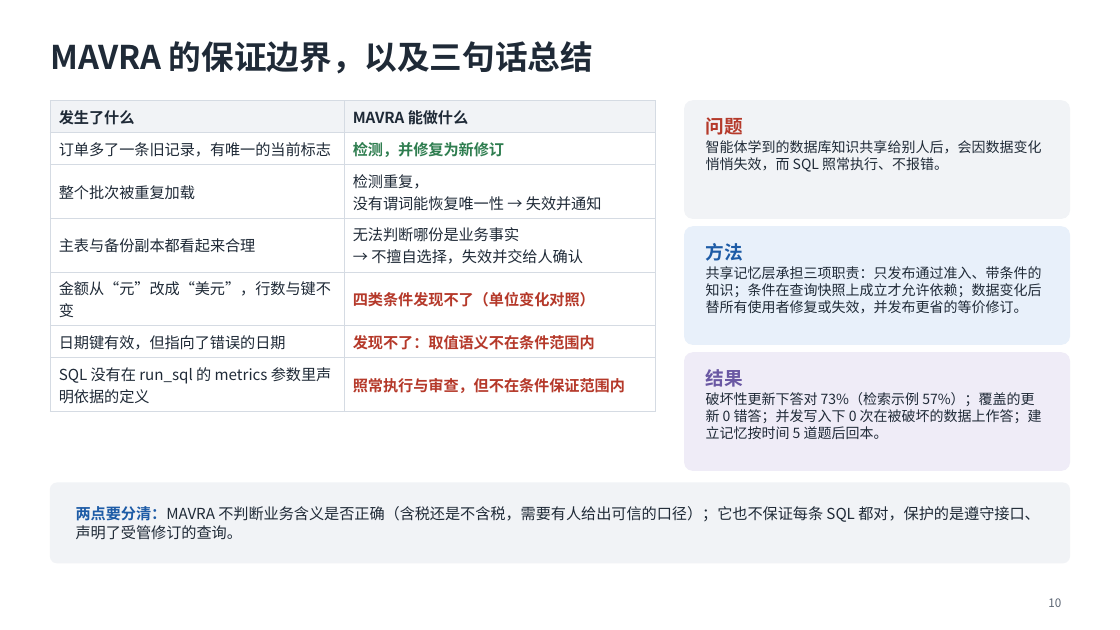
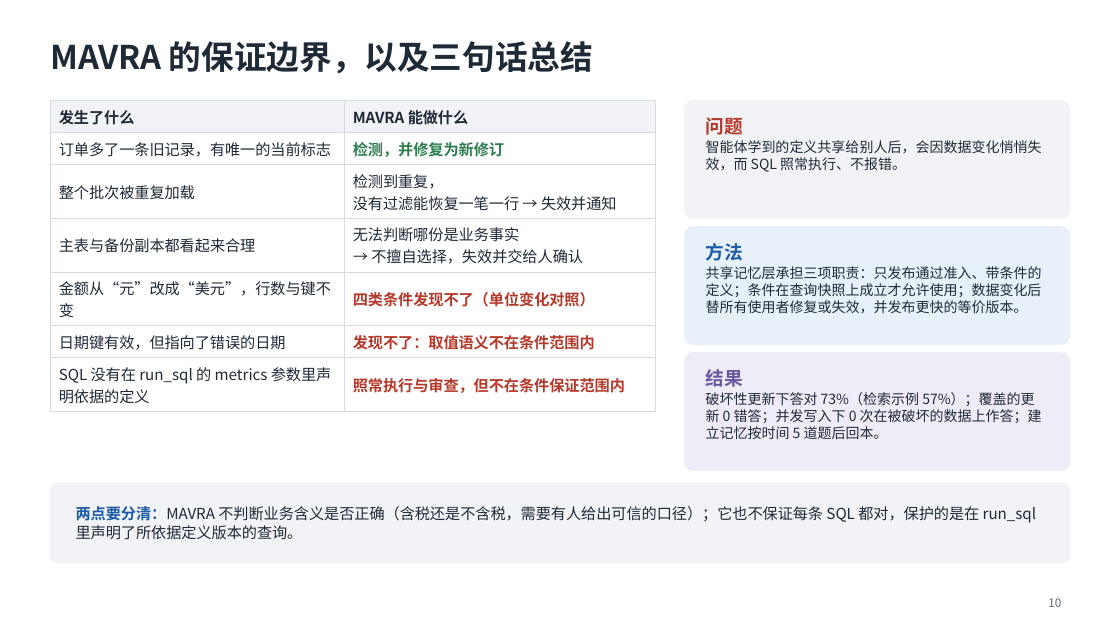
Before and after one commit to mmmttt000045/agent4db-adapter, a slide deck: slide 10 of docs/mavra-system.pptx. Drawn at 1120x630 pixels with LibreOffice and Linux fonts; fonts in the diff are those of the drawing. Boxes give left, top, right and bottom in pixels: in the first picture for what was removed or moved away, otherwise in the second. Text is boxed around its words. In the diff, an @@ line names an element or a change of style, - is before the commit and + after.

```diff
--- a/docs/mavra-system.pptx
+++ b/docs/mavra-system.pptx
@@ table at (50, 101, 655, 408) @@
-row 3, column 2: 检测重复， / 没有谓词能恢复唯一性 → 失效并通知
+row 3, column 2: 检测到重复， / 没有过滤能恢复一笔一行 → 失效并通知
@@ text at (706, 140, 1042, 172): text changed @@
-智能体学到的数据库知识共享给别人后，会因数据变化悄悄失效，而 SQL 照常执行、不报错。
+智能体学到的定义共享给别人后，会因数据变化悄悄失效，而 SQL 照常执行、不报错。
@@ text at (706, 266, 1042, 313): text changed @@
-共享记忆层承担三项职责：只发布通过准入、带条件的知识；条件在查询快照上成立才允许依赖；数据变化后替所有使用者修复或失效，并发布更省的等价修订。
+共享记忆层承担三项职责：只发布通过准入、带条件的定义；条件在查询快照上成立才允许使用；数据变化后替所有使用者修复或失效，并发布更快的等价版本。
@@ text at (76, 506, 1036, 540): text changed @@
-两点要分清：MAVRA 不判断业务含义是否正确（含税还是不含税，需要有人给出可信的口径）；它也不保证每条 SQL 都对，保护的是遵守接口、声明了受管修订的查询。
+两点要分清：MAVRA 不判断业务含义是否正确（含税还是不含税，需要有人给出可信的口径）；它也不保证每条 SQL 都对，保护的是在 run_sql 里声明了所依据定义版本的查询。
```
Also in this commit, not shown: 9 other slides changed, 2 other files.
